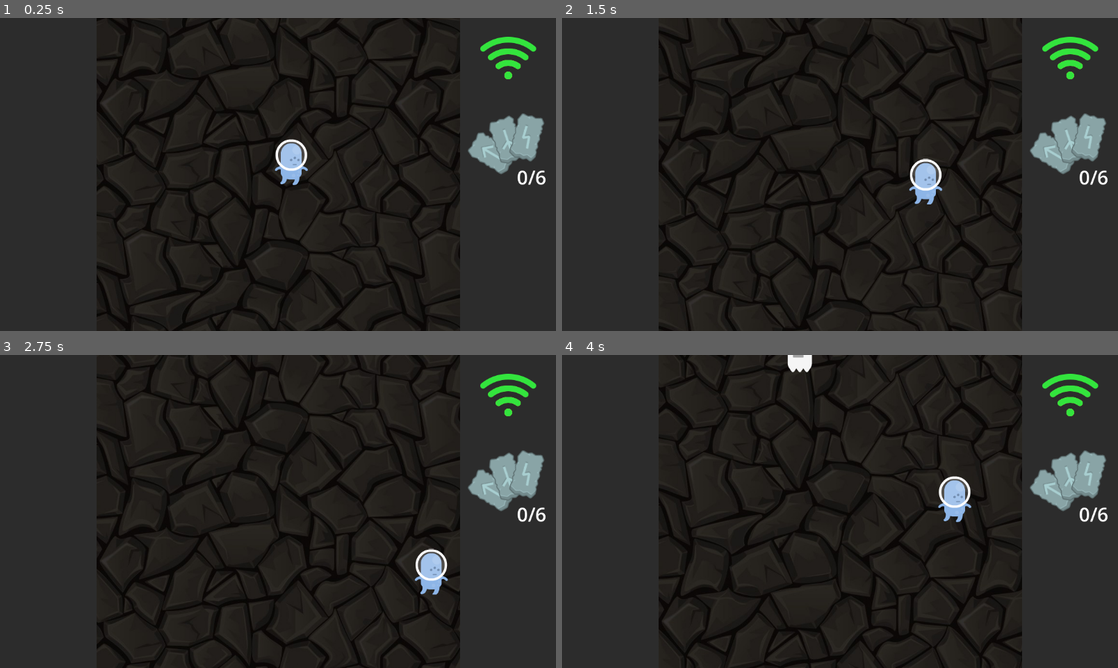
Above: before the commit, frames 1-4 (two rows, left to right).
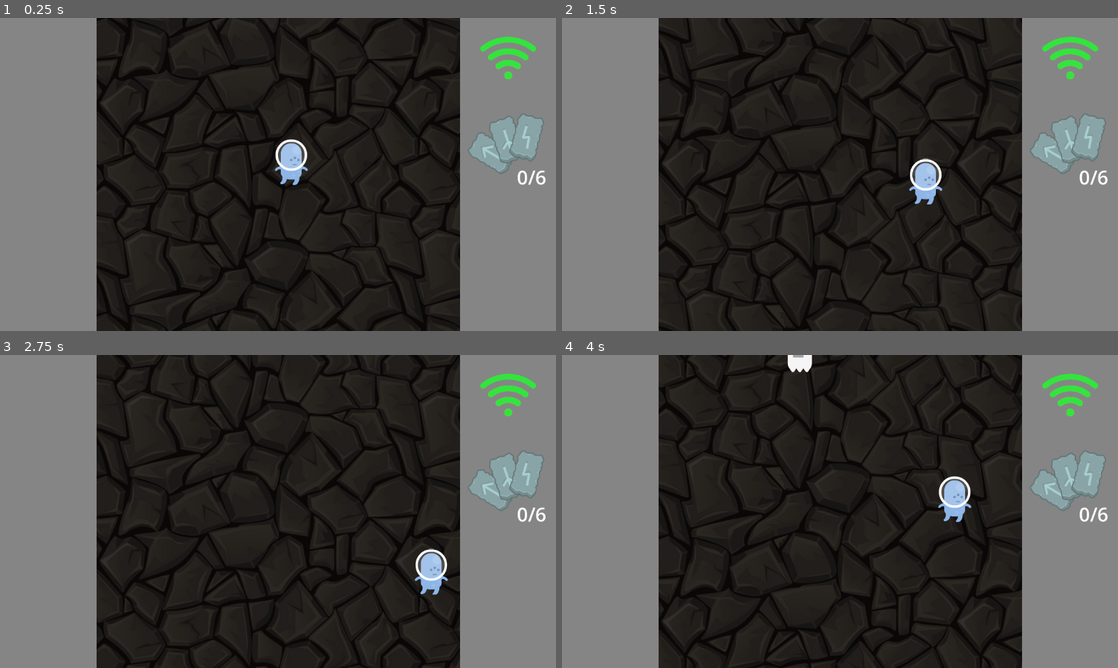
Above: after the commit, the same moments.

Repository: ManuelOteroFernandez/LudumDate55
Game: Godot game, scene res://game.tscn
The game is run twice, just before and just after one commit, with the same random seed, the same clock (stepped at 60 frames per second) and the same inputs. This scene is started directly instead of the project's main scene.
Inputs (mouse positions are in pixels of both pictures, inside the frame that each line leads up to):
- Up to frame 1 (0.25 s): no input
- Up to frame 2 (1.5 s): move the mouse to (1095, 177) at 0.52 s; hold Right (ui_right) 0.53-1.28 s; move the mouse to (728, 190) at 1.27 s; hold Down (ui_down) from 1.28 s (still down)
- Up to frame 3 (2.75 s): move the mouse to (333, 442) at 2.02 s; release Down (ui_down) at 2.03 s; hold Right (ui_right) from 2.03 s (still down)
- Up to frame 4 (4 s): move the mouse to (812, 574) at 2.77 s; release Right (ui_right) at 2.78 s; hold Up (ui_up) 2.78-3.53 s; move the mouse to (1006, 558) at 3.52 s; hold Left (ui_left) from 3.53 s (still down)

The runs differ from the first frame. In frame 1, 33% of the frame differs, in the area x 0-100%, y 0-100%; in frame 2, 33%; in frame 3, 33%; in frame 4, 33%.

Commit message:
Change color lateral bars

Diff:
--- a/ArrowMinigame/ArrawMinigame.tscn
+++ b/ArrowMinigame/ArrawMinigame.tscn
@@ -36,7 +36,7 @@
 offset_right = -952.0
 grow_horizontal = 2
 grow_vertical = 2
-color = Color(0.172549, 0.172549, 0.172549, 1)
+color = Color(0.521569, 0.521569, 0.521569, 1)
 
 [node name="Timer" type="Timer" parent="."]
 wait_time = 0.5
--- a/game.tscn
+++ b/game.tscn
@@ -57,7 +57,7 @@
 offset_right = 1.0
 grow_horizontal = 2
 grow_vertical = 2
-color = Color(0.172549, 0.172549, 0.172549, 1)
+color = Color(0.521569, 0.521569, 0.521569, 1)
 
 [node name="MoveTouchButtons" parent="CanvasLayer" instance=ExtResource("6_rpto6")]
 
